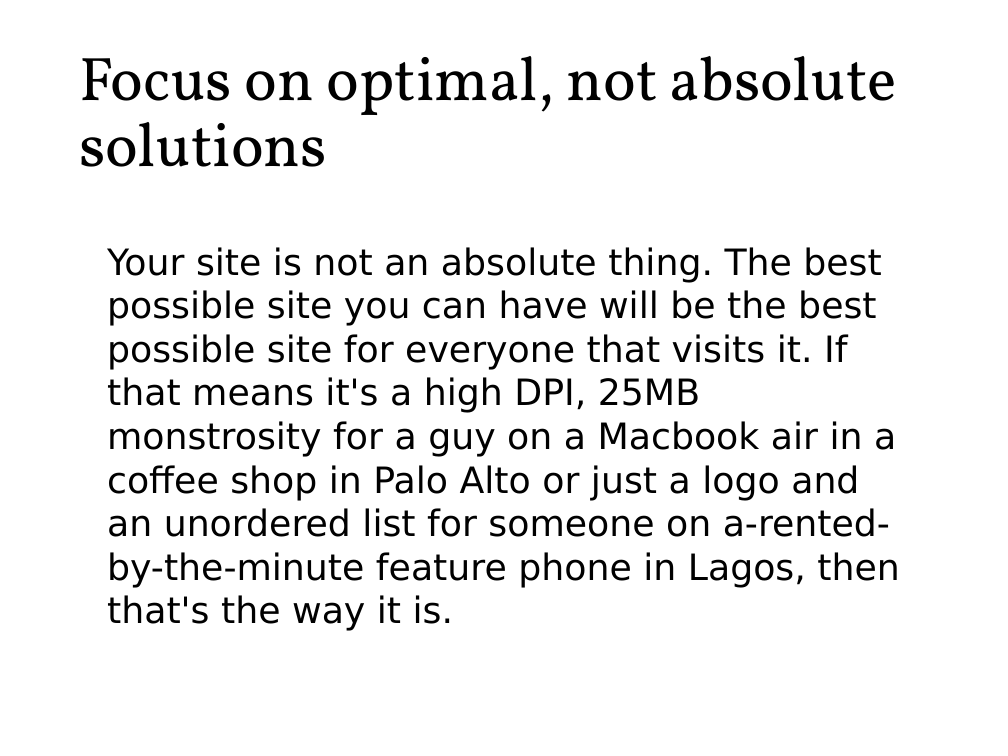
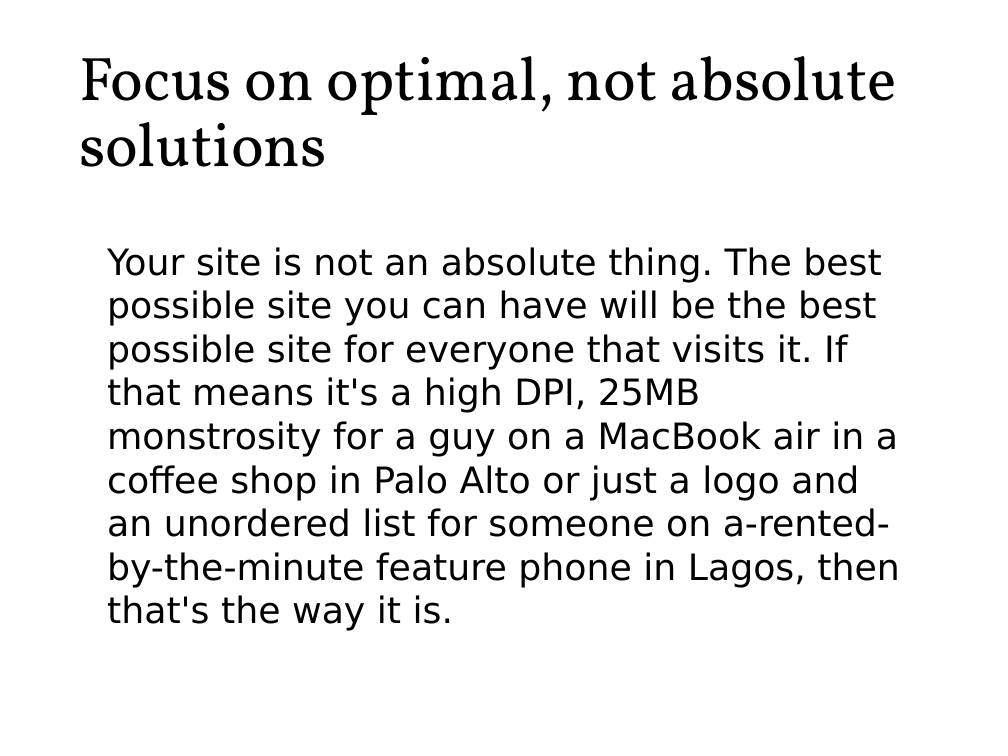
Before and after one commit to roblarsen/rob-larsen-presentations, a slide deck: slide 31 of wild-world-web.pptx. Drawn at 1008x756 pixels with LibreOffice and Linux fonts; fonts in the diff are those of the drawing; background and template pictures are left out. Boxes give left, top, right and bottom in pixels: in the first picture for what was removed or moved away, otherwise in the second. Text is boxed around its words. In the diff, an @@ line names an element or a change of style, - is before the commit and + after.

```diff
--- a/wild-world-web.pptx
+++ b/wild-world-web.pptx
@@ text at (107, 247, 899, 631): text changed @@
-Your site is not an absolute thing. The best possible site you can have will be the best possible site for everyone that visits it. If that means it's a high DPI, 25MB monstrosity for a guy on a Macbook air in a coffee shop in Palo Alto or just a logo and an unordered list for someone on a-rented-by-the-minute feature phone in Lagos, then that's the way it is.
+Your site is not an absolute thing. The best possible site you can have will be the best possible site for everyone that visits it. If that means it's a high DPI, 25MB monstrosity for a guy on a MacBook air in a coffee shop in Palo Alto or just a logo and an unordered list for someone on a-rented-by-the-minute feature phone in Lagos, then that's the way it is.
```
Also in this commit, not shown: 24 other slides changed, 2 slides added, 2 slides removed.
